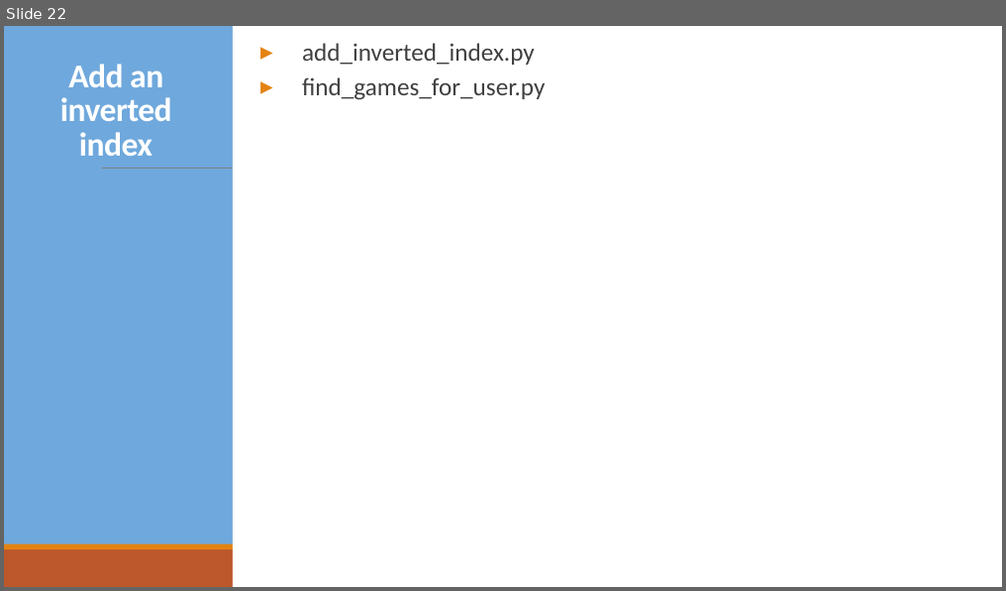
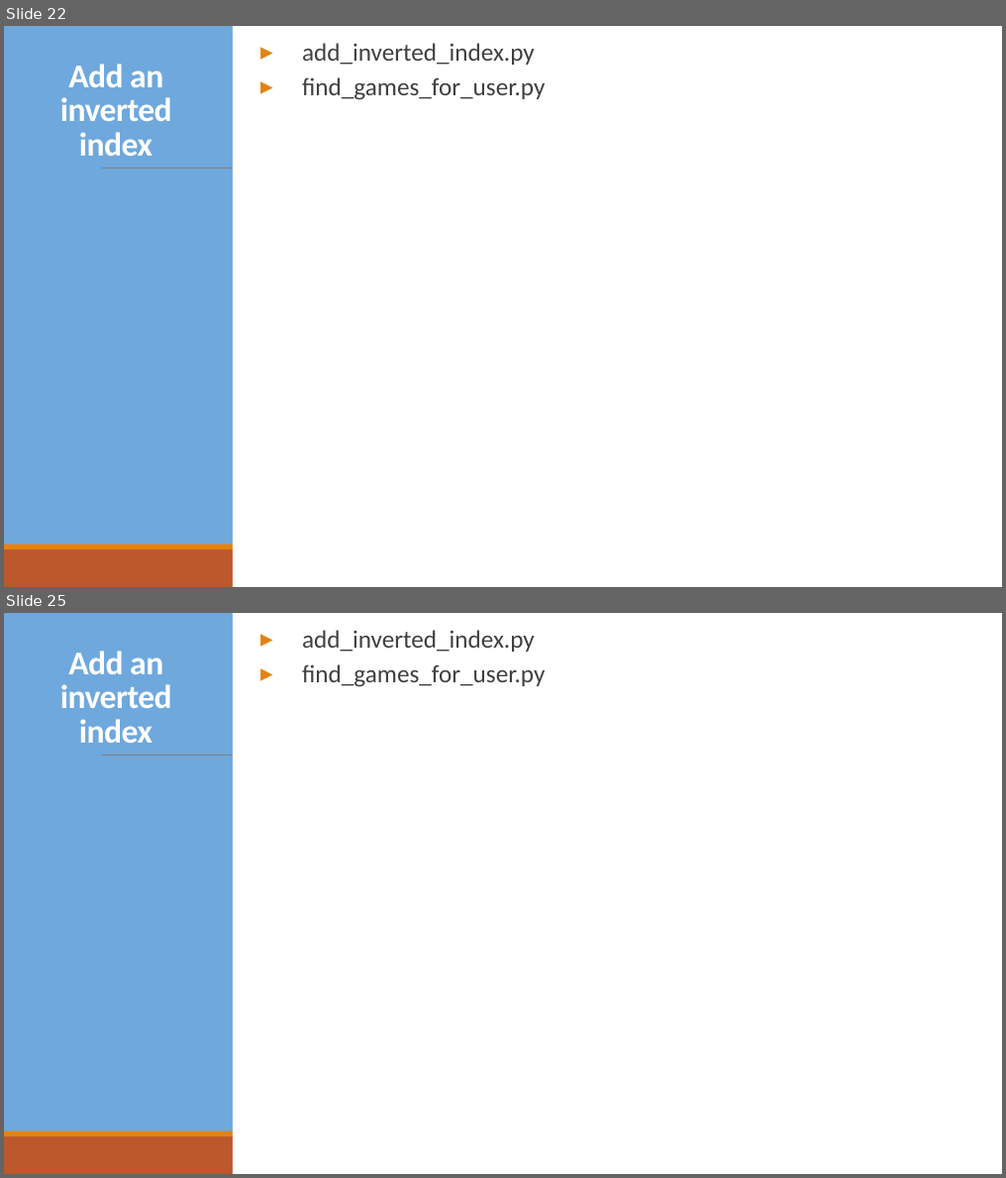
Before and after one commit to Phuc1995/AWS, a slide deck: IntroduceDynamoDB.pptx. Shown one above the other, each under a label of ours: slide 22 before the commit, slides 22 and 25 after it; the slides between them are not shown. The pictures are 1006x591 and 1006x1178 pixels, drawn with LibreOffice and Linux fonts; fonts in the diff are those of the drawing; background and template pictures are left out. Boxes give left, top, right and bottom in pixels: in the first picture for what was removed or moved away, otherwise in the second. Text is boxed around its words. In the diff, an @@ line names an element or a change of style, - is before the commit and + after.

```diff
--- a/IntroduceDynamoDB.pptx
+++ b/IntroduceDynamoDB.pptx
@@ slide 25 added at [4,613,1002,1174], background #6FA8DC; not listed: 4 template elements that a slide beside it also shows @@
@@ text added at [302,630,545,687], 24 pt, text #404040 @@
+▸ add_inverted_index.py
+▸ find_games_for_user.py
@@ title added at [60,651,172,743], 32 pt, text #FFFFFF, bold @@
+Add an inverted index
```
Also in this commit, not shown: 2 other slides added, 26 other files.
